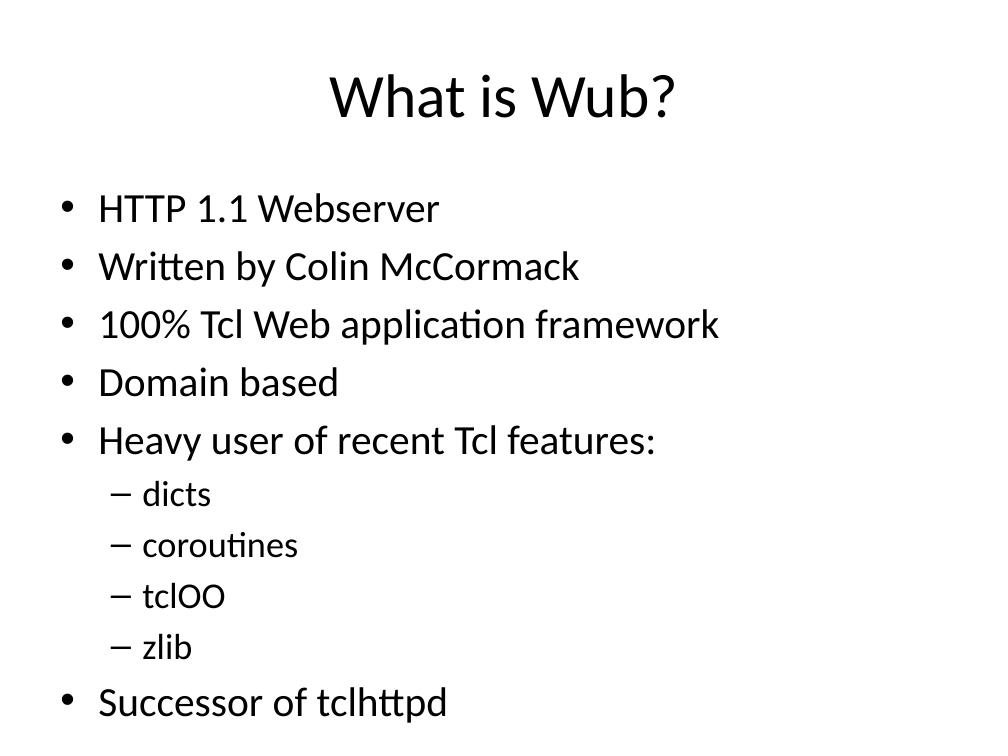
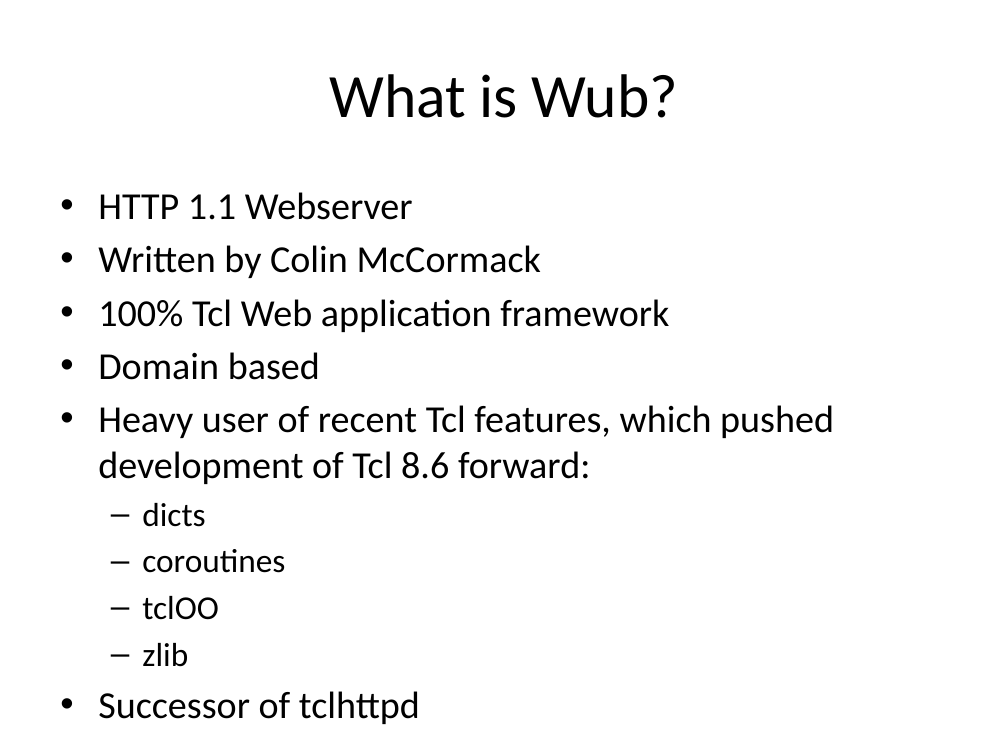
Before and after one commit to jdc8/wubwikit, a slide deck: slide 2 of wubexamples/Lets_Wub.pptx. Drawn at 1008x756 pixels with LibreOffice and Linux fonts; fonts in the diff are those of the drawing; background and template pictures are left out. Boxes give left, top, right and bottom in pixels: in the first picture for what was removed or moved away, otherwise in the second. Text is boxed around its words. In the diff, an @@ line names an element or a change of style, - is before the commit and + after.

```diff
--- a/wubexamples/Lets_Wub.pptx
+++ b/wubexamples/Lets_Wub.pptx
@@ text at [98, 192, 669, 667]: size 29.6 to 27.2 pt in "HTTP 1.1 Webserver", "Written by Colin McCormack", "100% Tcl Web application framework", "Domain based" and 1 more places; size 25.9 to 23.8 pt in "dicts", "coroutines", "tclOO", "zlib" @@
@@ text at [98, 405, 834, 484]: text changed; size 29.6 to 27.2 pt @@
-• Heavy user of recent Tcl features:
+• Heavy user of recent Tcl features, which pushed development of Tcl 8.6 forward:
```
Also in this commit, not shown: 14 other slides changed, 6 slides added, 1 slide removed.
